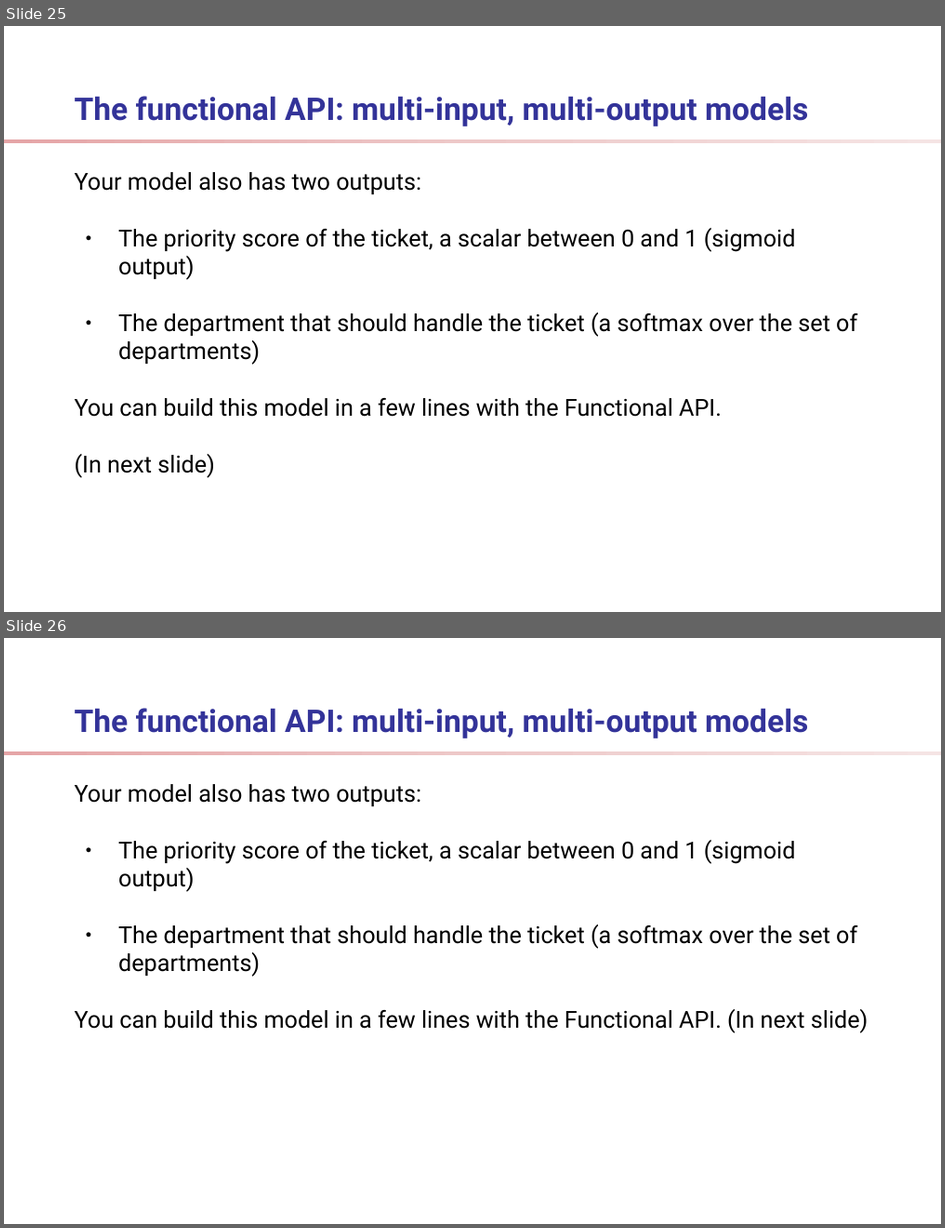
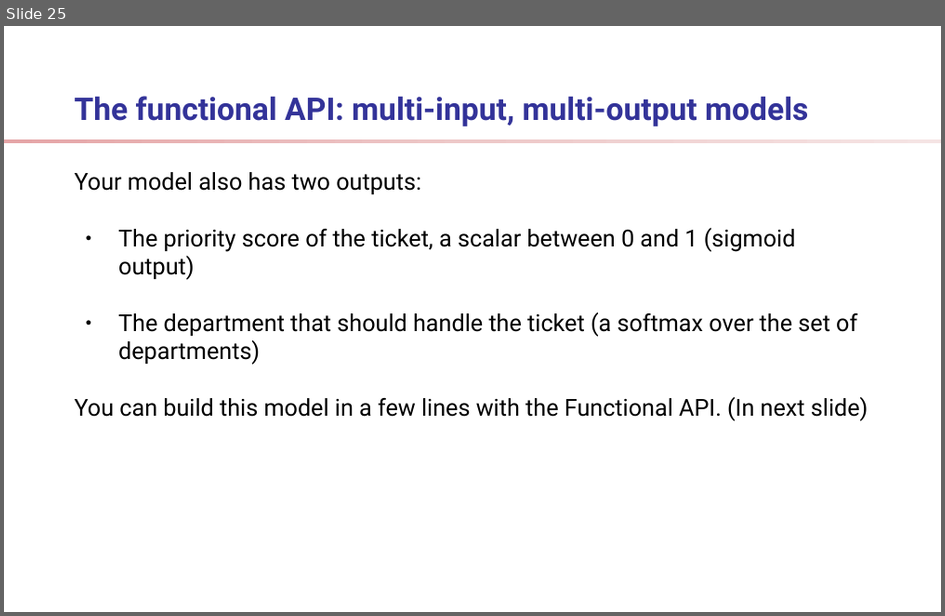
Before and after one commit to ShelpAm/learn-deep-learning, a slide deck: docs/presentation.odp. Shown one above the other, each under a label of ours: slides 25 and 26 before the commit, slide 25 after it. The pictures are 945x1228 and 945x616 pixels, drawn with LibreOffice and Linux fonts; fonts in the diff are those of the drawing; background and template pictures are left out. Boxes give left, top, right and bottom in pixels: in the first picture for what was removed or moved away, otherwise in the second. Text is boxed around its words. In the diff, an @@ line names an element or a change of style, - is before the commit and + after.

```diff
--- a/docs/presentation.odp
+++ b/docs/presentation.odp
@@ slide 26 removed at (x1=4, y1=638, x2=941, y2=1224), background #FFFFFF; not listed: 1 template element that a slide beside it also shows @@
@@ title removed at (x1=75, y1=708, x2=808, y2=738) @@
-The functional API: multi-input, multi-output models
@@ text removed at (x1=75, y1=784, x2=869, y2=1033) @@
-Your model also has two outputs:
-● The priority score of the ticket, a scalar between 0 and 1 (sigmoid output)
-● The department that should handle the ticket (a softmax over the set of departments)
-You can build this model in a few lines with the Functional API. (In next slide)
@@ slide 25 changed as well @@
@@ text at (x1=75, y1=397, x2=869, y2=421): text changed @@
-You can build this model in a few lines with the Functional API.
-(In next slide)
+You can build this model in a few lines with the Functional API. (In next slide)
```
Also in this commit, not shown: 23 other slides changed, 33 slides added, 1 other slide removed, 29 other files.
